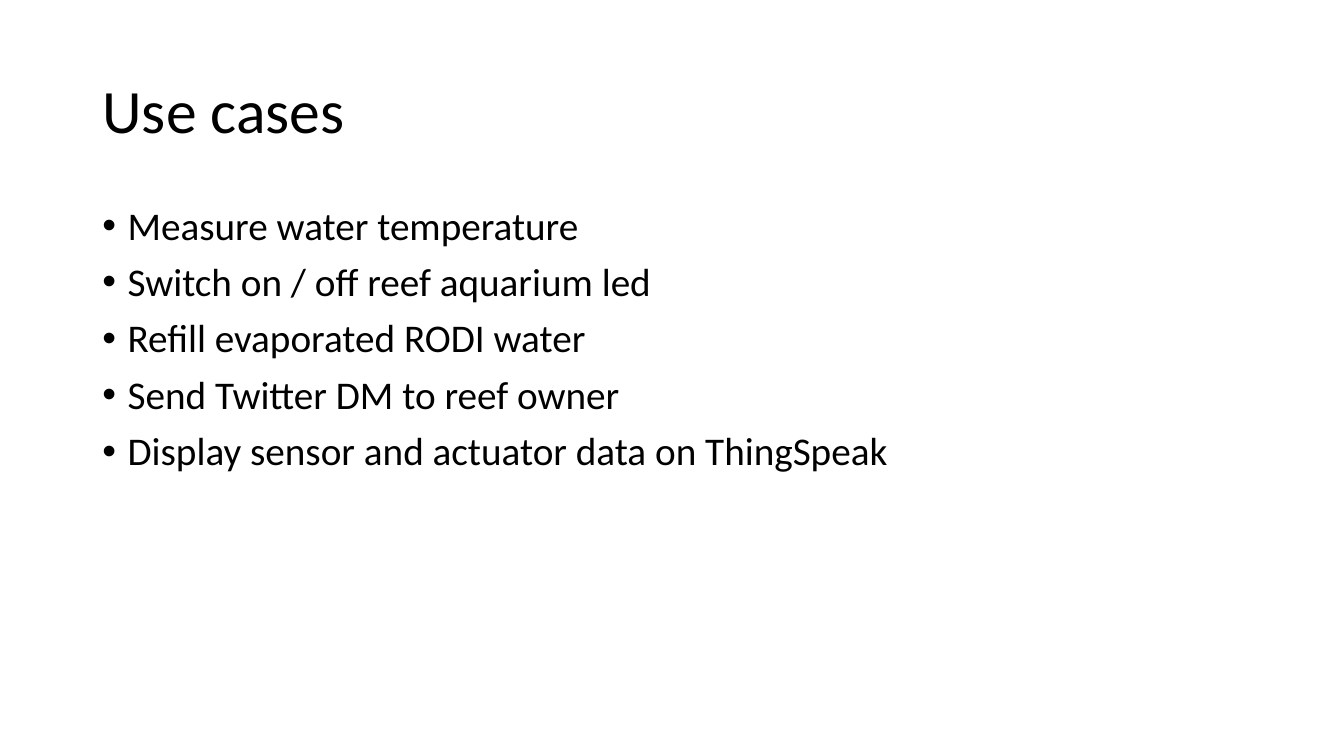
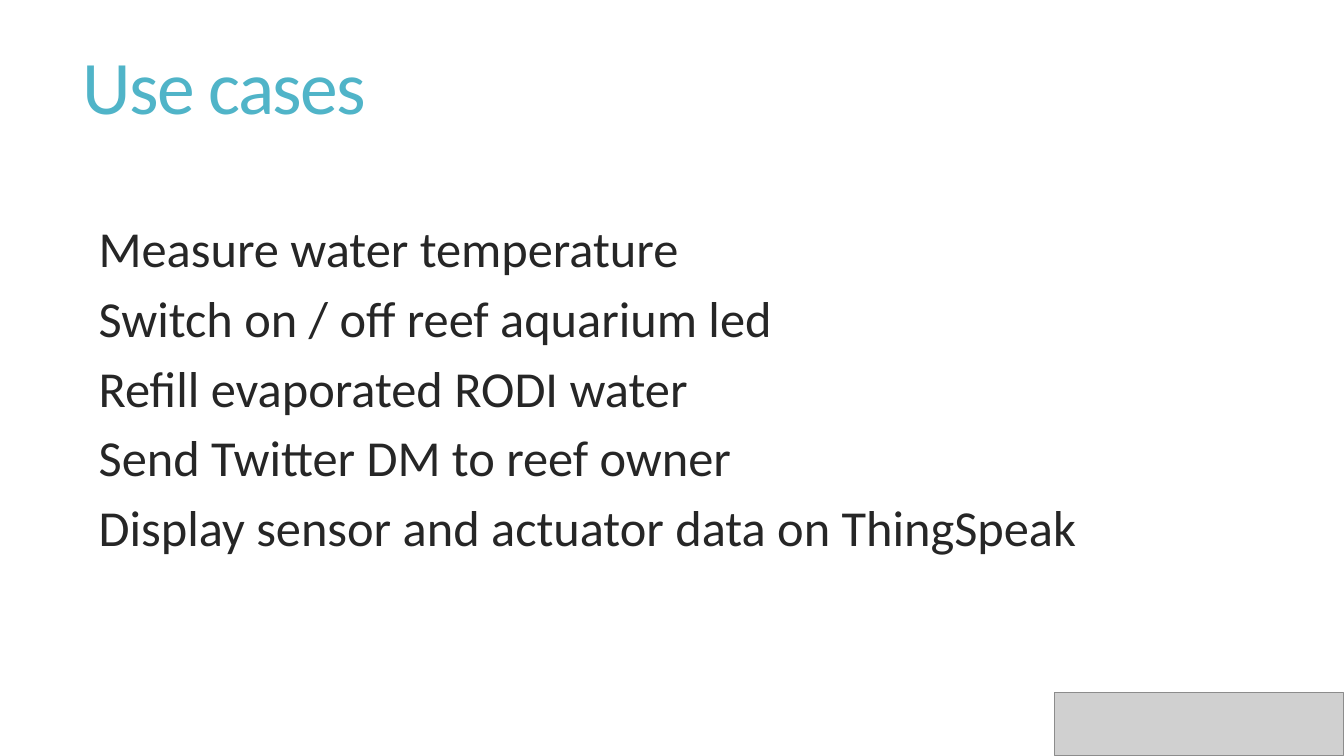
Before and after one commit to fhnw-iot-5ibb1/fhnw-iot-project-raspberryreef, a slide deck: slide 3 of Presentation/RaspberryReef.pptx. Drawn at 1344x756 pixels with LibreOffice and Linux fonts; fonts in the diff are those of the drawing; grey boxes stand for pictures. Boxes give left, top, right and bottom in pixels: in the first picture for what was removed or moved away, otherwise in the second. Text is boxed around its words. In the diff, an @@ line names an element or a change of style, - is before the commit and + after.

```diff
--- a/Presentation/RaspberryReef.pptx
+++ b/Presentation/RaspberryReef.pptx
@@ title "Use cases": place and size @@
-title "Use cases" at (102, 93, 345, 134)
+title "Use cases" at (83, 65, 367, 115)
@@ title "Use cases" at (83, 65, 367, 115): size 44 to 54 pt, text colour #000000 to #50B4C8, letter spacing 0 to -1.2 pt; line spacing 0.9 to 0.85 @@
@@ text "Measure water temperature": place and size @@
-text "Measure water temperature" at (128, 215, 887, 472)
+text "Measure water temperature" at (99, 234, 1076, 555)
@@ text "Measure water temperature" at (99, 234, 1076, 555): size 28 to 36 pt, text colour #000000 to #262626; bullet • to  ; line spacing 0.9 to 0.85; more space between paragraphs @@
@@ picture added at (1055, 693, 1344, 755) @@
```
Also in this commit, not shown: 4 other slides changed, 1 slide added, 9 other files.
